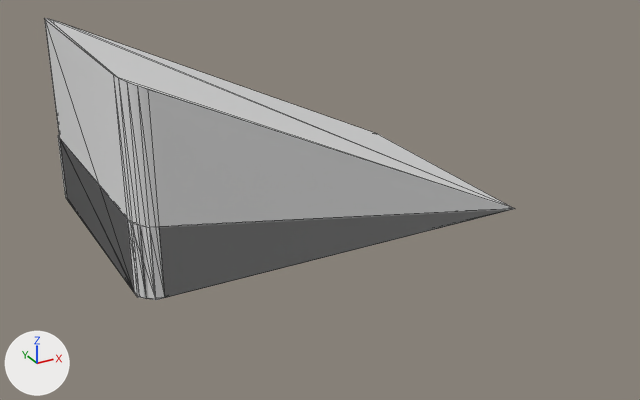
Two versions of the glTF model packages/demo/slope.glb, one commit apart.
One viewpoint serves both versions: a 50 mm camera at (-0.516, -1.156, 0.566) aimed at (0.08, -0.073, 0.025). Every picture has the same lights, and +X, +Y and +Z are marked at lower left. Mesh edges are drawn as thin lines. Objects named as collision shapes, trigger or cutter boxes, shadow casters or lower levels of detail are left out. Vertices at the same position are counted once.

The older version as bpy lines, for what is in view:
```python
me_cube_001 = bpy.data.meshes.new('Cube.001')
me_cube_001.from_pydata(...)  # 22 vertices, 40 faces; spans x -0.245..0.355, y -0.2..0.2, z 0.0..0.288
me_cube_001.materials.append(mat_material)  # white #e7e7e7
me_cube_002 = bpy.data.meshes.new('Cube.002')
me_cube_002.from_pydata(...)  # 10 vertices, 16 faces; spans x -0.245..0.355, y -0.2..0.2, z 0.0..0.104
me_cube_002.materials.append(mat_material)  # white #e7e7e7
me_cube_003 = bpy.data.meshes.new('Cube.003')
me_cube_003.from_pydata(...)  # 22 vertices, 40 faces; spans x -0.245..0.355, y -0.2..0.2, z 0.0..0.104
me_cube_003.materials.append(mat_material)  # white #e7e7e7
ob_slope2collision = bpy.data.objects.new('Slope2Collision', me_cube_002)
ob_slope2collision.location = (0.0, 0.0, 0.0)
ob_slope2visual = bpy.data.objects.new('Slope2Visual', me_cube_003)
ob_slope2visual.location = (0.0, 0.0, 0.0)
ob_visual = bpy.data.objects.new('Visual', me_cube_001)
ob_visual.location = (0.0, 0.0, 0.0)
```
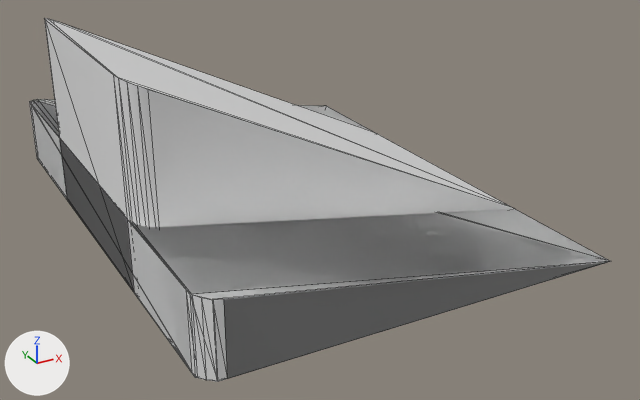
Changed parts and their boxes [x1, y1, x2, y2] in the pictures (640 x 400 px; the box of a moved part takes in the faces that stretch with it):
'Slope2Visual', reshaped (28% wider, 80% taller): before [60, 143, 513, 299]; after [31, 99, 611, 380]
'Slope2Collision', reshaped (28% wider, 71% taller): before [58, 135, 512, 300]; after [29, 99, 609, 382]
part 1 of me_cube_002, moved or reshaped: before [130, 209, 512, 300]; after [190, 262, 608, 382]
part 2 of me_cube_002, moved or reshaped: before [58, 135, 137, 296]; after [29, 99, 609, 377]
part 3 of me_cube_003, moved or reshaped: before [138, 209, 513, 299]; after [194, 261, 611, 380]
part 4 of me_cube_003, moved or reshaped: before [60, 143, 134, 291]; after [31, 99, 610, 371]

The edits, one by one:
me_cube_002 has 10 vertices, 16 faces and spans x -0.245..0.355, y -0.2..0.2, z 0.0..0.104.
me_cube_002 is used by ob_slope2collision; location (0.0, 0.0, 0.0).
me_cube_002 part 1: all 5 vertices in x -0.245..0.355, y -0.2..-0.182, z 0.0..0.104 are moved by (0.0, -0.2, 0.0).
me_cube_002 part 2: all 5 vertices in x -0.245..0.355, y 0.182..0.2, z 0.0..0.104 are moved by (0.0, 0.2, 0.0).
me_cube_003 has 22 vertices, 40 faces and spans x -0.245..0.355, y -0.2..0.2, z 0.0..0.104.
me_cube_003 is used by ob_slope2visual; location (0.0, 0.0, 0.0).
me_cube_003 part 3: all 11 vertices in x -0.245..0.355, y -0.2..-0.17, z 0.0..0.104 are moved by (0.0, -0.2, 0.0).
me_cube_003 part 4: all 11 vertices in x -0.245..0.355, y 0.17..0.2, z 0.0..0.104 are moved by (0.0, 0.2, 0.0).
